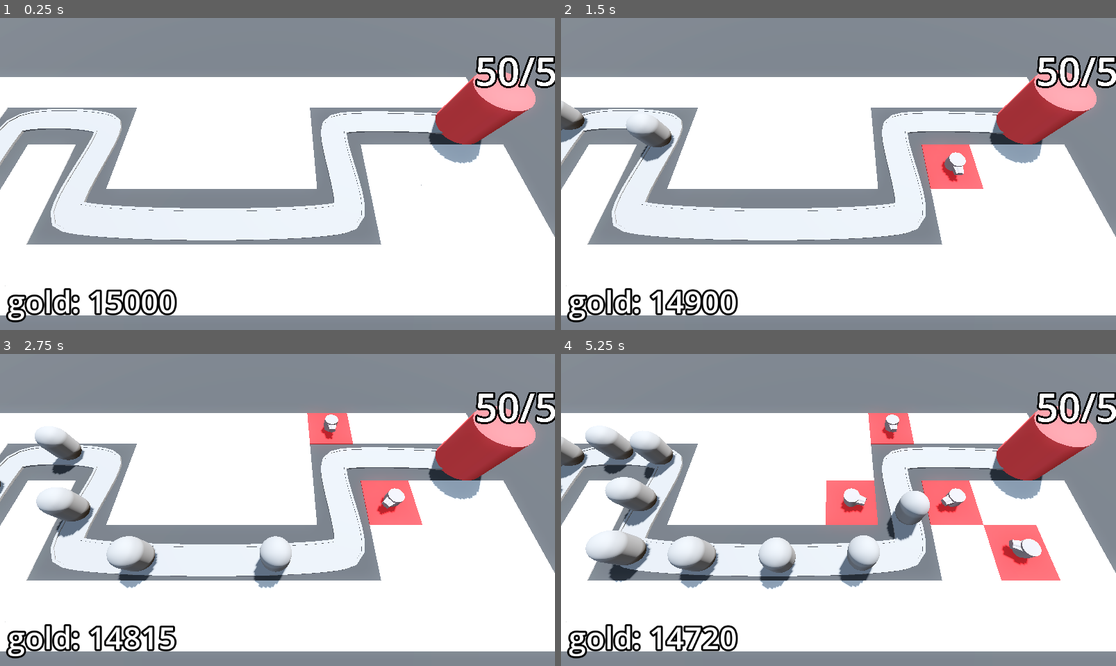
Above: before the commit, frames 1-4 (two rows, left to right).
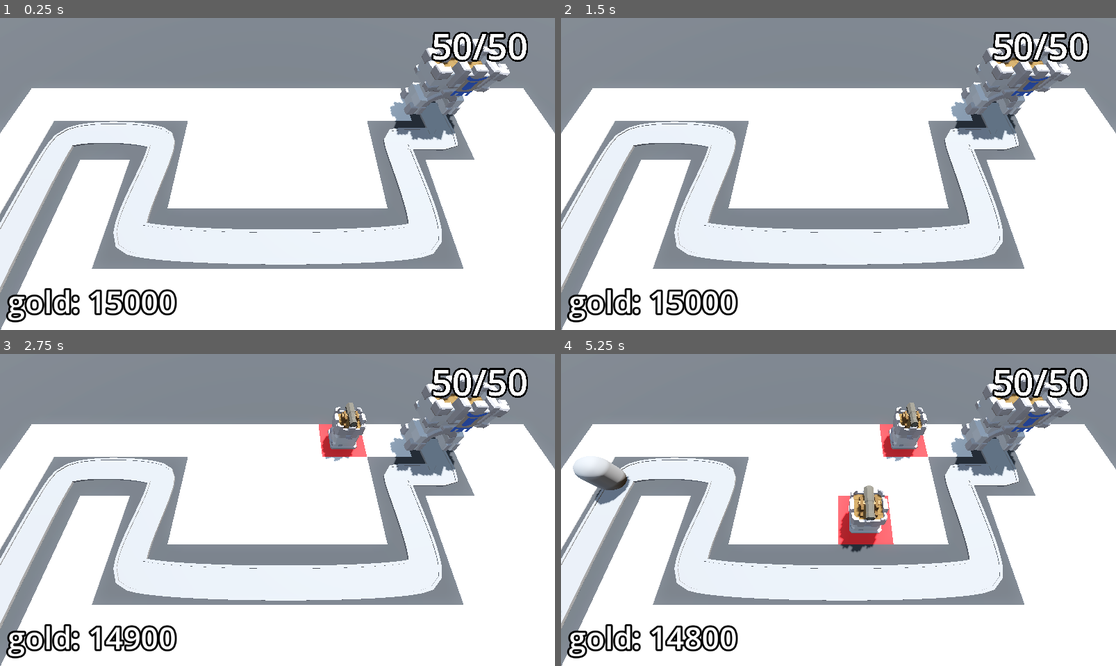
Above: after the commit, the same moments.

Repository: cosmo-the-deer/Barbarian-Blaster
Game: Godot game, scene res://BaseLevel.tscn
Same seed, same stepped clock (60 frames per second), same inputs: the game is played once before the commit and once after it.
Inputs (mouse positions are in pixels of both pictures, inside the frame that each line leads up to):
- Up to frame 1 (0.25 s): no input
- Up to frame 2 (1.5 s): tap Enter at 0.5 s; move the mouse to (960, 158) at 0.52 s; press the mouse at (960, 158) at 0.53 s; move the mouse to (727, 189) at 1.27 s; release the mouse at (727, 189) at 1.28 s; click (727, 189) at 1.35 s
- Up to frame 3 (2.75 s): move the mouse to (333, 441) at 2.02 s; press the mouse at (333, 441) at 2.03 s
- Up to frame 4 (5.25 s): move the mouse to (810, 572) at 2.77 s; release the mouse at (810, 572) at 2.78 s; click (810, 572) at 2.85 s; move the mouse to (1005, 556) at 3.52 s; press the mouse at (1005, 556) at 3.53 s; move the mouse to (672, 463) at 4.27 s; release the mouse at (672, 463) at 4.28 s; click (672, 463) at 4.35 s; move the mouse to (866, 510) at 5.02 s; press the mouse at (866, 510) at 5.03 s

The runs differ from the first frame. In frame 1, 33% of the frame differs, in the area x 0-100%, y 4-100%; in frame 2, 35%; in frame 3, 37%; in frame 4, 42%.

Commit message:
useing GLTF files

Diff:
--- a/BaseLevel.tscn
+++ b/BaseLevel.tscn
@@ -29,10 +29,10 @@
 
 [sub_resource type="Curve3D" id="Curve3D_lvb7b"]
 _data = {
-"points": PackedVector3Array(0, 0, 0, 0, 0, 0, -18.0333, 0,  …(159 unchanged characters)…  -0.9, 0, 0.9, 0.9, 0, -0.9, 10, 0, 6, -1, 0, 0.9, 1, 0, -0.9, 10.1457, 0, -1.98195, 0, 0, 0, 0, 0, 0, 22.24, 0, -1.98195),
-"tilts": PackedFloat32Array(0, 0, 0, 0, 0, 0, 0)
+"points": PackedVector3Array(0, 0, 0, 0, 0, 0, -18.0333, 0,  …(159 unchanged characters)…  -0.9, 0, 0.9, 0.9, 0, -0.9, 10, 0, 6, -0.400322, 0, 0.150413, 0.400322, 0, -0.150413, 10.1457, 0, -1.98195, 0, 0, 0, 0, 0, 0, 14.2304, 0, -2.00078, 0, 0, 0, 0, 0, 0, 13.9498, 0, -6.0003),
+"tilts": PackedFloat32Array(0, 0, 0, 0, 0, 0, 0, 0)
 }
-point_count = 7
+point_count = 8
 
 [sub_resource type="LabelSettings" id="LabelSettings_epnn3"]
 font_size = 64
@@ -54,7 +54,7 @@
 material = SubResource("StandardMaterial3D_lvb7b")
 
 [node name="RayPickerCamera" parent="." node_paths=PackedStringArray("gridmap", "turret_manager") instance=ExtResource("1_knq2t")]
-transform = Transform3D(1, 0, 0, 0, 0.422618, 0.906308, 0, -0.906308, 0.422618, 5, 14.5, 9.5)
+transform = Transform3D(1, 0, 0, 0, 0.422618, 0.906308, 0, -0.906308, 0.422618, 0, 14.5, 8)
 gridmap = NodePath("../GridMap")
 turret_manager = NodePath("../TurretManager")
 
@@ -63,12 +63,12 @@
 cell_size = Vector3(4, 2, 4)
 cell_center_y = false
 data = {
-"cells": PackedInt32Array(65535, 2, 0, 65535, 65534, 0, 0, 2 …(154 unchanged characters)… 30, 1, 0, 5, 65534, 0, 65530, 65535, 0, 4, 65534, 0, 3, 65534, 0, 2, 65534, 0, 1, 65534, 0, 65531, 65534, 0, 65530, 65534, 0, 65532, 65534, 0, 65533, 65534, 0, 65534, 65534, 0, 65532, 1, 0, 65532, 0, 0, 65534, 65535, 655360, 65534, 0, 655360, 65535, 0, 655360, 0, 0, 655360, 1, 0, 655360, 1, 65535, 655360, 3, 0, 655360, 4, 0, 655360, 4, 1, 655360, 0, 65535, 655360, 65535, 65535, 655360, 3, 1, 655360)
+"cells": PackedInt32Array(65535, 2, 0, 65535, 65534, 0, 0, 2 …(154 unchanged characters)… 30, 1, 0, 5, 65534, 0, 65530, 65535, 0, 2, 65534, 0, 1, 65534, 0, 65531, 65534, 0, 65530, 65534, 0, 65532, 65534, 0, 65533, 65534, 0, 65534, 65534, 0, 65532, 1, 0, 65532, 0, 0, 65534, 65535, 655360, 65534, 0, 655360, 65535, 0, 655360, 0, 0, 655360, 1, 0, 655360, 1, 65535, 655360, 3, 0, 655360, 4, 0, 655360, 4, 1, 655360, 0, 65535, 655360, 65535, 65535, 655360, 3, 1, 655360, 4, 65534, 0, 5, 65535, 0, 4, 65535, 0)
 }
 metadata/_editor_floor_ = Vector3(0, 0, 0)
 
 [node name="Base" parent="." instance=ExtResource("3_o2j4u")]
-transform = Transform3D(1, 0, 0, 0, 1, 0, 0, 0, 1, 21, 0, -2)
+transform = Transform3D(1, 0, 0, 0, 1, 0, 0, 0, 1, 14, 0, -6)
 max_health = 50
 
 [node name="EnemyPath" type="Path3D" parent="." node_paths=PackedStringArray("difficulty_manager", "victory_layer")]
--- a/Turret/turret.gd
+++ b/Turret/turret.gd
@@ -6,20 +6,22 @@
 var enemy_path: Path3D
 var target: PathFollow3D
 
-@onready var barrel_middle: MeshInstance3D = $TurretBase/TurretTop/BarrelMiddle
+@onready var turret_top: Node3D = $TurretBase/TurretTop
+@onready var cannon: Node3D = $TurretBase/TurretTop/Cannon
 @onready var animation_player: AnimationPlayer = $AnimationPlayer
+@onready var turret_base: Node3D = $TurretBase
 
 func _physics_process(delta: float) -> void:
 	target = find_best_target()
 	if target:
-		look_at(target.global_position, Vector3.UP, true)
+		turret_base.look_at(target.global_position, Vector3.UP, true)
 
 func _on_timer_timeout() -> void:
 	if target:
 		var shot = projectile.instantiate()
 		add_child(shot)
-		shot.global_position = barrel_middle.global_position
-		shot.direction = global_transform.basis.z
+		shot.global_position = cannon.global_position
+		shot.direction = turret_base.global_transform.basis.z
 		animation_player.play("fire")
 
 func find_best_target() -> PathFollow3D:
--- a/Turret/turret.tscn
+++ b/Turret/turret.tscn
@@ -1,23 +1,9 @@
-[gd_scene load_steps=10 format=3 uid="uid://255k6r0h230e"]
+[gd_scene load_steps=8 format=3 uid="uid://255k6r0h230e"]
 
 [ext_resource type="Script" uid="uid://dirmjfw63jyq5" path="res://Turret/turret.gd" id="1_5kpma"]
 [ext_resource type="PackedScene" uid="uid://ces40m7v52s8" path="res://Turret/projectile.tscn" id="2_djkev"]
-
-[sub_resource type="CylinderMesh" id="CylinderMesh_cb20n"]
-height = 1.0
-
-[sub_resource type="CylinderMesh" id="CylinderMesh_5kpma"]
-top_radius = 0.6
-bottom_radius = 0.6
-height = 0.7
-
-[sub_resource type="CylinderMesh" id="CylinderMesh_djkev"]
-top_radius = 0.2
-bottom_radius = 0.2
-height = 0.6
-
-[sub_resource type="BoxMesh" id="BoxMesh_ttsi1"]
-size = Vector3(0.3, 0.3, 1)
+[ext_resource type="PackedScene" uid="uid://b4h803ufgwpkm" path="res://assets/Cannon.glb" id="3_r754r"]
+[ext_resource type="PackedScene" uid="uid://b1i4i6mmn3ids" path="res://assets/TurretBase.glb" id="4_2avlq"]
 
 [sub_resource type="Animation" id="Animation_ttsi1"]
 length = 0.001
@@ -60,28 +46,14 @@
 script = ExtResource("1_5kpma")
 projectile = ExtResource("2_djkev")
 
-[node name="TurretBase" type="MeshInstance3D" parent="."]
+[node name="TurretBase" type="Node3D" parent="."]
 transform = Transform3D(1, 0, 0, 0, 1, 0, 0, 0, 1, 0, 0.5, 0)
-mesh = SubResource("CylinderMesh_cb20n")
 
-[node name="TurretTop" type="MeshInstance3D" parent="TurretBase"]
+[node name="TurretTop" type="Node3D" parent="TurretBase"]
 transform = Transform3D(1, 0, 0, 0, 1, 0, 0, 0, 1, 0, 0.2, 0)
-mesh = SubResource("CylinderMesh_5kpma")
 
-[node name="BarrelMiddle" type="MeshInstance3D" parent="TurretBase/TurretTop"]
-transform = Transform3D(1, 0, 0, 0, -4.37114e-08, -1, 0, 1, -4.37114e-08, 0, 0.055906, 0.80756)
-mesh = SubResource("CylinderMesh_djkev")
-skeleton = NodePath("../..")
-
-[node name="BarrelRight" type="MeshInstance3D" parent="TurretBase/TurretTop/BarrelMiddle"]
-transform = Transform3D(0.990268, 0, -0.139173, 0.139173, -4.37114e-08, 0.990268, -6.08345e-09, -1, -4.3286e-08, 0.2, -0.20756, 0.00205231)
-mesh = SubResource("BoxMesh_ttsi1")
-skeleton = NodePath("../../..")
-
-[node name="BarrelLeft" type="MeshInstance3D" parent="TurretBase/TurretTop/BarrelMiddle"]
-transform = Transform3D(0.990268, 0, 0.139173, -0.139173, -4.37114e-08, 0.990268, 6.08345e-09, -1, -4.3286e-08, -0.2, -0.20756, 0.00205231)
-mesh = SubResource("BoxMesh_ttsi1")
-skeleton = NodePath("../../..")
+[node name="Cannon" parent="TurretBase/TurretTop" instance=ExtResource("3_r754r")]
+transform = Transform3D(1, 0, 0, 0, 1, 0, 0, 0, 1, 0, 1.3, 0)
 
 [node name="Timer" type="Timer" parent="."]
 autostart = true
@@ -91,4 +63,6 @@
 &"": SubResource("AnimationLibrary_r754r")
 }
 
+[node name="TurretBase2" parent="." instance=ExtResource("4_2avlq")]
+
 [connection signal="timeout" from="Timer" to="." method="_on_timer_timeout"]
--- a/base/base.gd
+++ b/base/base.gd
@@ -17,7 +17,7 @@
 
 func _ready() -> void:
 	current_health = max_health
-	Engine.time_scale = 5
+	Engine.time_scale = 1
 
 func take_damage() -> void:
 	current_health -= 1
--- a/base/base.tscn
+++ b/base/base.tscn
@@ -1,19 +1,10 @@
 [gd_scene load_steps=3 format=3 uid="uid://dn6xye7s7s1jp"]
 
 [ext_resource type="Script" uid="uid://jcfkl54dkl4i" path="res://base/base.gd" id="1_mftly"]
-
-[sub_resource type="StandardMaterial3D" id="StandardMaterial3D_r7l70"]
-albedo_color = Color(1, 0.31, 0.31, 1)
+[ext_resource type="PackedScene" uid="uid://1lnlxdnkdg8u" path="res://assets/Base.glb" id="2_m7viw"]
 
 [node name="Base" type="Node3D" groups=["base"]]
 script = ExtResource("1_mftly")
-
-[node name="CSGCylinder3D" type="CSGCylinder3D" parent="."]
-transform = Transform3D(1, 0, 0, 0, 1, 0, 0, 0, 1, 0, 2, 0)
-radius = 2.0
-height = 4.0
-sides = 32
-material = SubResource("StandardMaterial3D_r7l70")
 
 [node name="Label3D" type="Label3D" parent="."]
 transform = Transform3D(1, 0, 0, 0, 1, 0, 0, 0, 1, 0, 5.5, 0)
@@ -21,3 +12,5 @@
 text = "starting health"
 font_size = 500
 outline_size = 100
+
+[node name="Base" parent="." instance=ExtResource("2_m7viw")]
Binary file added: assets/Base.glb
Not shown, added: assets/Base.glb.import
Binary file added: assets/Base_Castle-metallic.png-Castle-roughness.png
Not shown, added: assets/Base_Castle-metallic.png-Castle-roughness.png.import
Binary file added: assets/Base_castle-colour-palette.png
Not shown, added: assets/Base_castle-colour-palette.png.import
Binary file added: assets/Cannon.glb
Not shown, added: assets/Cannon.glb.import
Binary file added: assets/Cannon_Castle-metallic.png-Castle-roughness.png
Not shown, added: assets/Cannon_Castle-metallic.png-Castle-roughness.png.import
Binary file added: assets/Cannon_castle-colour-palette.png
Not shown, added: assets/Cannon_castle-colour-palette.png.import
(and 18 more such lines)
